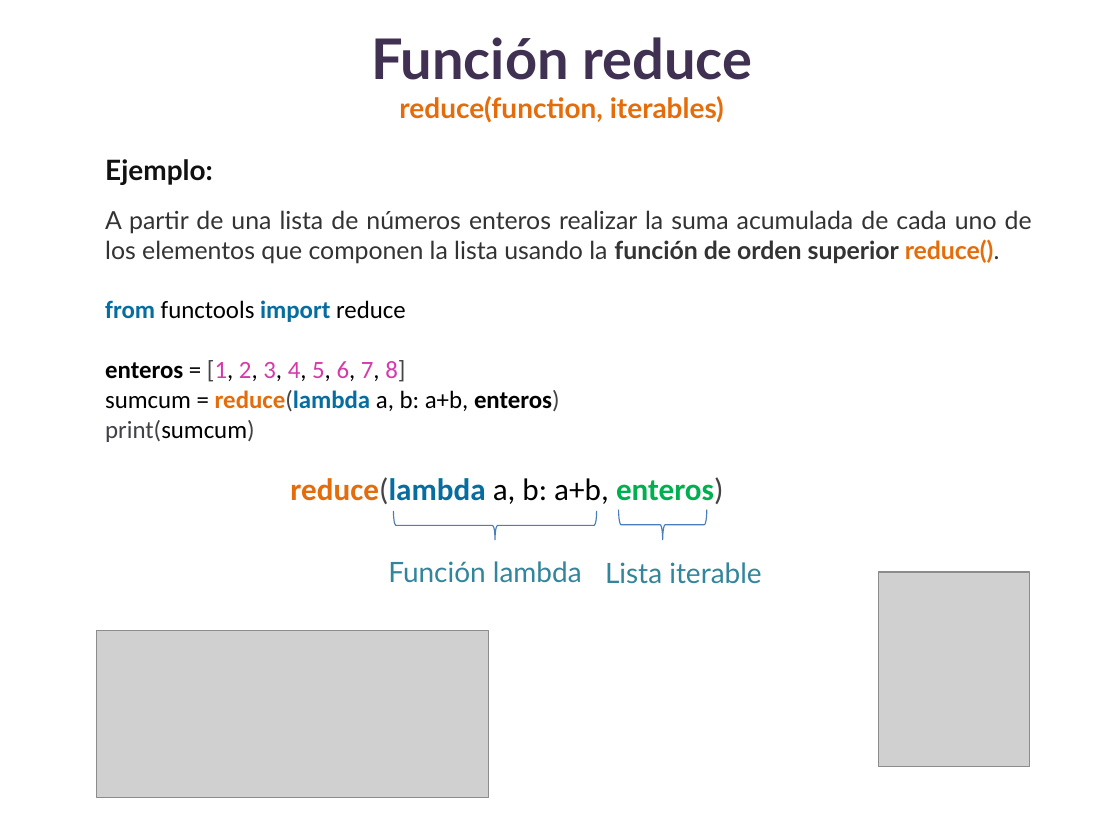
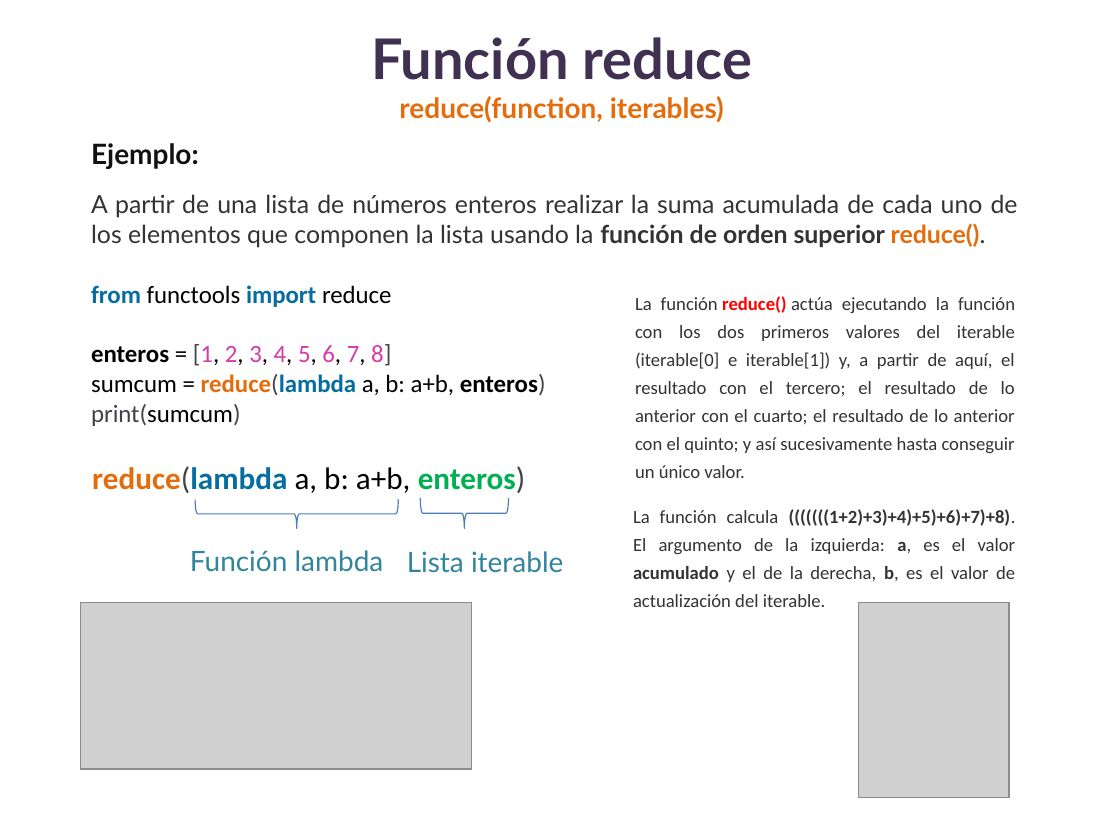
Before and after one commit to lizetheP/Analitica, a slide deck: slide 14 of CalendarioAgo2022/presentaciones/11_FuncionesOrdenSuperior.pptx (slide 10 before the commit). Drawn at 1120x840 pixels with LibreOffice and Linux fonts; fonts in the diff are those of the drawing; grey boxes stand for pictures. Boxes give left, top, right and bottom in pixels: in the first picture for what was removed or moved away, otherwise in the second. Text is boxed around its words. In the diff, an @@ line names an element or a change of style, - is before the commit and + after.

```diff
--- a/CalendarioAgo2022/presentaciones/11_FuncionesOrdenSuperior.pptx
+++ b/CalendarioAgo2022/presentaciones/11_FuncionesOrdenSuperior.pptx
@@ text "Ejemplo:": place and size @@
-text "Ejemplo:" at box(105, 159, 1032, 442)
+text "Ejemplo:" at box(91, 143, 1018, 426)
@@ text added at box(635, 296, 1015, 478), 12 pt, text #333333 @@
+La función reduce() actúa ejecutando la función con los dos primeros valores del iterable (iterable[0] e iterable[1]) y, a partir de aquí, el resultado con el tercero; el resultado de lo anterior con el cuarto; el resultado de lo anterior con el quinto; y así sucesivamente hasta conseguir un único valor.
@@ text "reduce(lambda a, b: a+b, enteros)": place and size @@
-text "reduce(lambda a, b: a+b, enteros)" at box(290, 477, 724, 504)
+text "reduce(lambda a, b: a+b, enteros)" at box(92, 466, 526, 493)
@@ 2 texts, 2 left braces: place and size @@
-2 texts, 2 left braces at box(388, 510, 761, 584)
+2 texts, 2 left braces at box(190, 498, 563, 573)
@@ text added at box(633, 509, 1016, 607), 12 pt, text #333333 @@
+La función calcula (((((((1+2)+3)+4)+5)+6)+7)+8). El argumento de la izquierda: a, es el valor acumulado y el de la derecha, b, es el valor de actualización del iterable.
@@ picture: place and size @@
-picture at box(96, 631, 487, 797)
+picture at box(81, 603, 472, 769)
@@ picture: place and size @@
-picture at box(878, 572, 1028, 767)
+picture at box(859, 603, 1009, 797)
```
Also in this commit, not shown: 4 other slides changed, 4 slides added, 14 other files.
